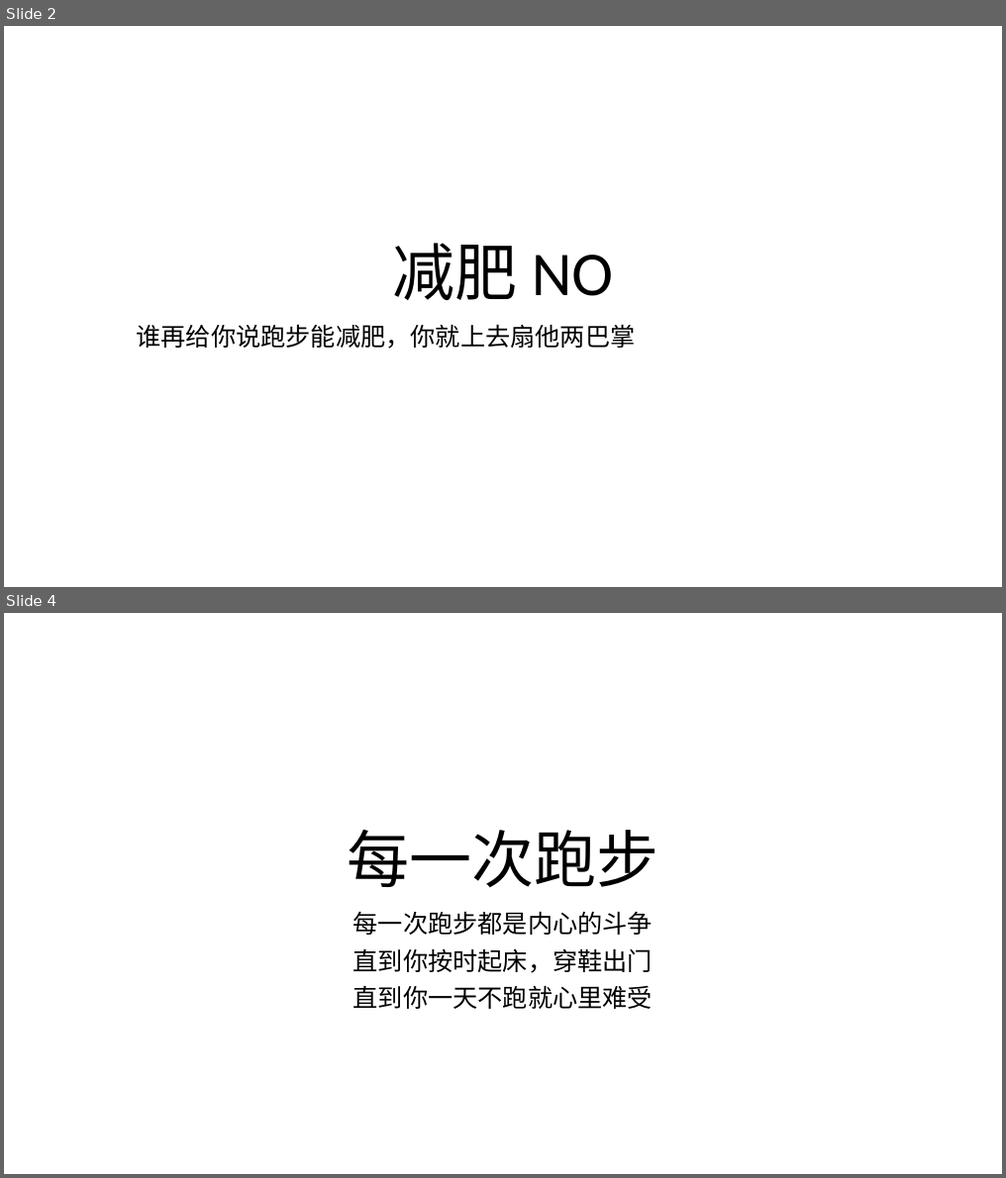
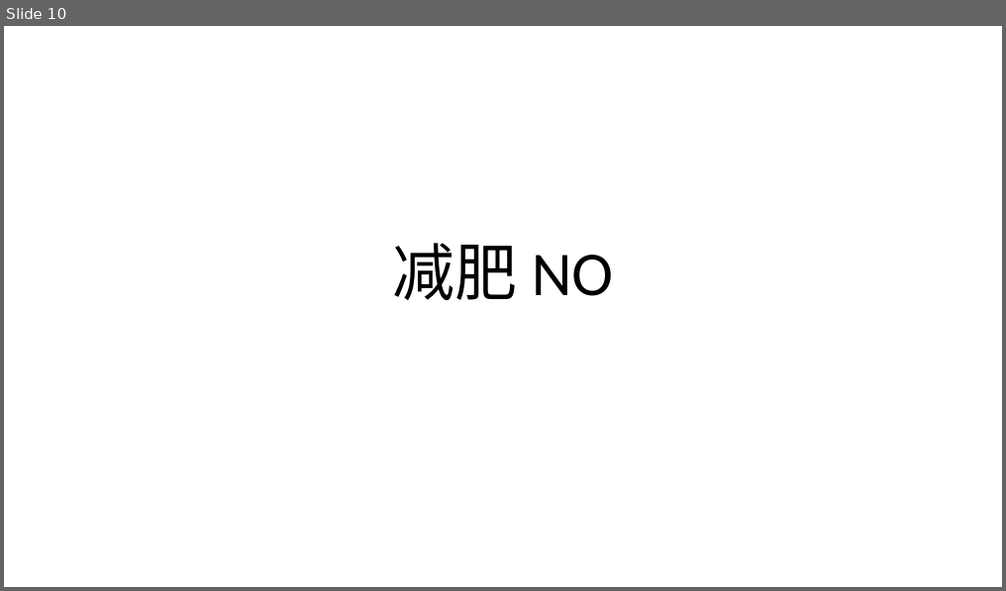
Before and after one commit to FredJiangFei/MyDocuments, a slide deck: 其他/run/run.pptx. Shown one above the other, each under a label of ours: slides 2 and 4 before the commit, slide 10 after it; the slides between them are not shown. The pictures are 1006x1178 and 1006x591 pixels, drawn with LibreOffice and Linux fonts; fonts in the diff are those of the drawing. Boxes give left, top, right and bottom in pixels: in the first picture for what was removed or moved away, otherwise in the second. Text is boxed around its words. In the diff, an @@ line names an element or a change of style, - is before the commit and + after.

```diff
--- a/其他/run/run.pptx
+++ b/其他/run/run.pptx
@@ slide 4 removed at (x1=4, y1=613, x2=1002, y2=1174), background #FFFFFF @@
@@ title removed at (x1=347, y1=829, x2=658, y2=887) @@
-每一次跑步
@@ subtitle removed at (x1=353, y1=911, x2=652, y2=1009) @@
-每一次跑步都是内心的斗争
-直到你按时起床，穿鞋出门
-直到你一天不跑就心里难受
@@ what was slide 2 is now slide 10 @@
@@ slide 10 changed as well @@
@@ subtitle removed at (x1=137, y1=324, x2=636, y2=349) @@
-谁再给你说跑步能减肥，你就上去扇他两巴掌
```
Also in this commit, not shown: 1 other slide changed, 13 slides added, 4 other slides removed, 2 other files.
